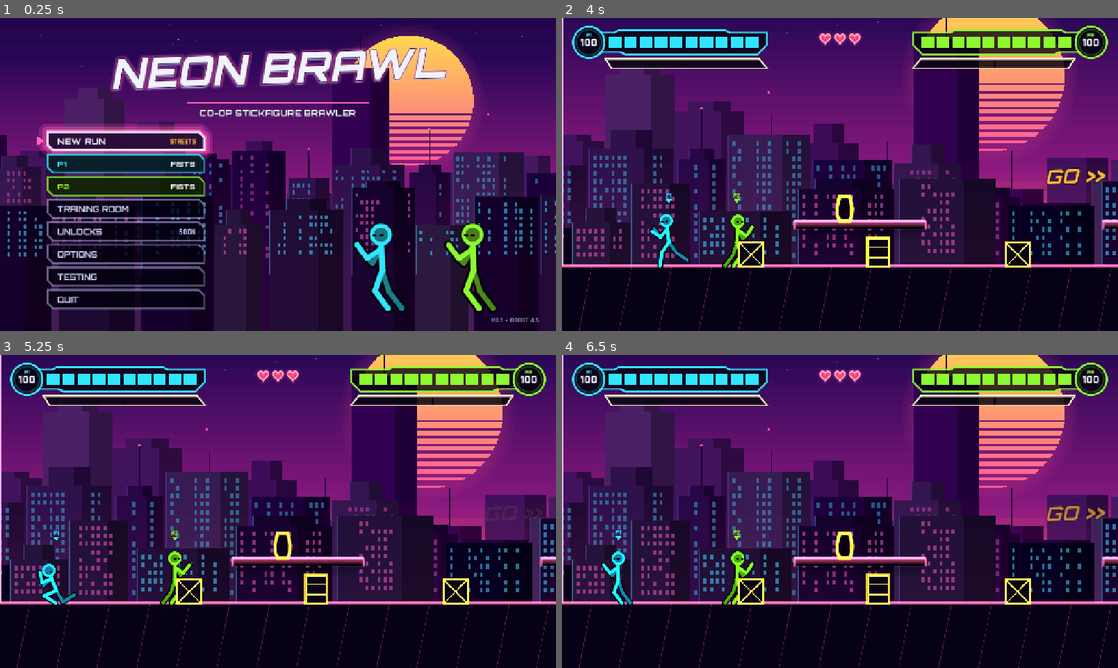
Above: before the commit, frames 1-4 (two rows, left to right).
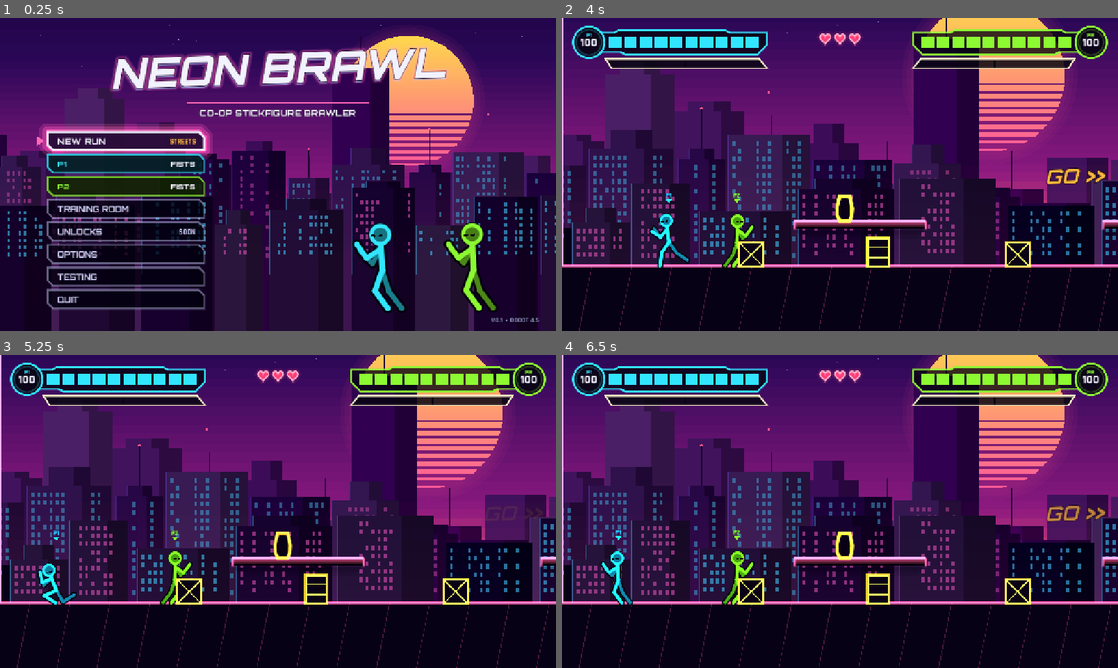
Above: after the commit, the same moments.

Repository: LaMaSi/Multiplayer-fighting-roguelike
Game: Godot game, scene res://scenes/main_menu.tscn
Two runs of this game, one before a commit and one after it. Both use one fixed random seed, a clock stepped at 60 frames per second and the inputs below.
Inputs (mouse positions are in pixels of both pictures, inside the frame that each line leads up to):
- Up to frame 1 (0.25 s): no input
- Up to frame 2 (4 s): tap Enter at 0.5 s; move the mouse to (962, 158) at 0.52 s; hold D 0.53-1.25 s; tap F at 0.6 s; click (962, 158) at 0.67 s; tap Space at 0.77, 3.77 s; drag from (728, 190) to (812, 237) at 1.27 s; move the mouse to (895, 105) at 2.02 s; hold D 2.03-2.75 s; tap H at 2.1 s; drag from (812, 237) to (673, 127) at 2.77 s; move the mouse to (1006, 221) at 3.52 s; hold A from 3.53 s (still down); tap V at 3.6 s
- Up to frame 3 (5.25 s): release A at 4.25 s; drag from (111, 464) to (194, 433) at 4.27 s; move the mouse to (305, 511) at 5.02 s; hold S from 5.03 s (still down); tap E at 5.1 s; click (305, 511) at 5.17 s
- Up to frame 4 (6.5 s): release S at 5.75 s; drag from (756, 433) to (728, 527) at 5.77 s

The runs differ from the first frame. In frame 1, 0.4% of the frame differs, in the area x 63-90%, y 65-94%; in frame 2, less than 0.1%; in frame 3, 0.2%; in frame 4, 0.2%.

Commit message:
Idle: fast rhythmic breathing with a light toe bounce
Co-Authored-By: Claude Sonnet 5.5 <noreply@anthropic.com>

Diff:
--- a/scripts/fighter/class_data.gd
+++ b/scripts/fighter/class_data.gd
@@ -112,7 +112,8 @@
 	if c.has("stance"):
 		var s: Vector3 = c["stance"]
 		p.merge(PoseLib.stance(s.x, s.y, s.z), true)
-	var b := sin(t * 2.6) * float(c["bob"])
+	var b := sin(t * 7.5) * float(c["bob"]) * 0.9  # fast rhythmic breathing
+	p["root_y"] = float(p.get("root_y", 0.0)) + sin(t * 15.0) * 1.2  # light bounce on the toes
 	p["lean"] = float(p["lean"]) + b
 	p["ua_f"] = float(p["ua_f"]) + b
 	p["ua_b"] = float(p["ua_b"]) - b
--- a/scripts/fighter/pose_lib.gd
+++ b/scripts/fighter/pose_lib.gd
@@ -4,11 +4,12 @@
 
 
 static func idle(t: float) -> Dictionary:
-	var b := sin(t * 2.6) * 0.03
+	var b := sin(t * 7.5) * 0.035  # fast rhythmic breathing, not a slow sway
 	return level_feet({
 		"lean": 0.03 + b, "head": -0.02,
 		"th_f": 0.34, "kn_f": 0.45, "th_b": -0.30, "kn_b": 0.35,
 		"ua_f": 0.95 + b, "la_f": 1.55, "ua_b": 0.55 - b, "la_b": 1.85,
+		"root_y": sin(t * 15.0) * 1.2,  # light bounce on the toes, twice per breath
 	})
 
 
